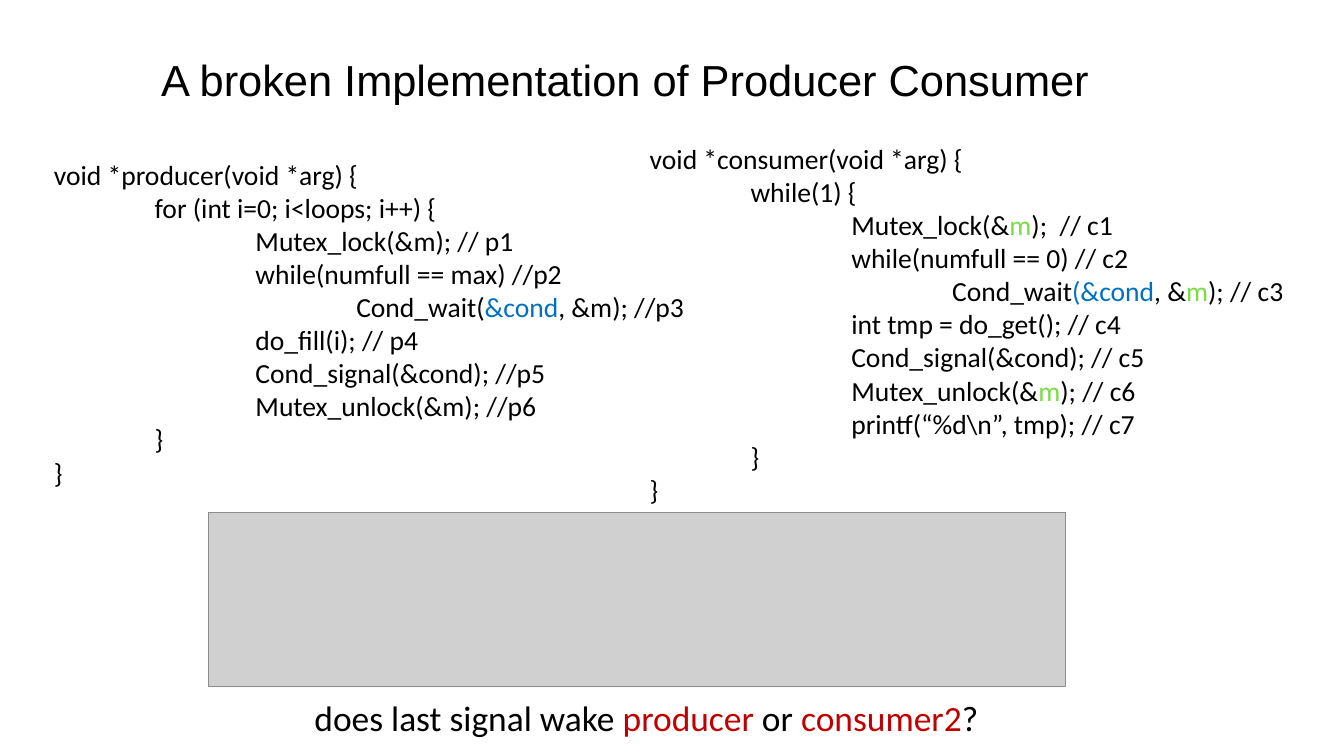
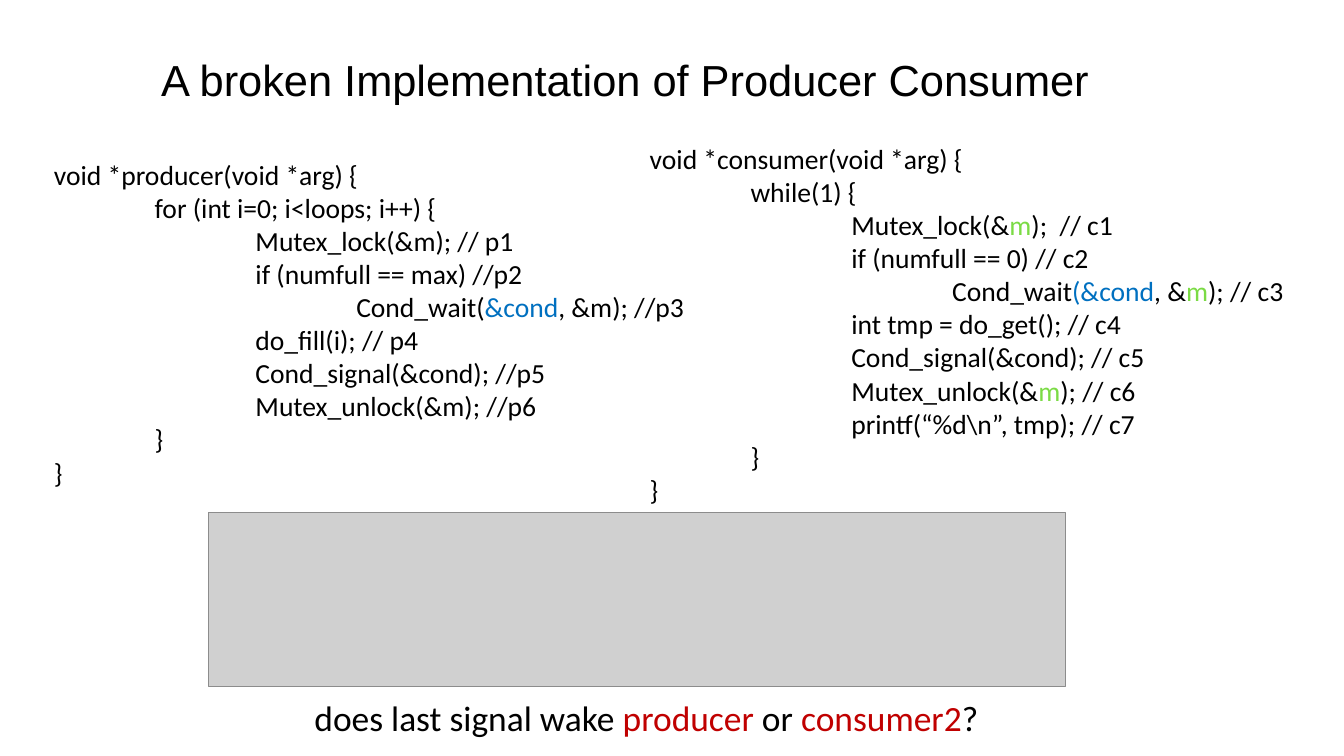
Before and after one commit to ngsrinivas/coursegen, a slide deck: slide 42 of ex/416-F23/staging/416-F23/lectures/10-locks-CVs.pptx. Drawn at 1344x756 pixels with LibreOffice and Linux fonts; fonts in the diff are those of the drawing; grey boxes stand for pictures. Boxes give left, top, right and bottom in pixels: in the first picture for what was removed or moved away, otherwise in the second. Text is boxed around its words. In the diff, an @@ line names an element or a change of style, - is before the commit and + after.

```diff
--- a/ex/416-F23/staging/416-F23/lectures/10-locks-CVs.pptx
+++ b/ex/416-F23/staging/416-F23/lectures/10-locks-CVs.pptx
@@ text at <box>255,264,522,289</box>: text changed @@
-while(numfull == max) //p2
+if (numfull == max) //p2
@@ text at <box>851,248,1089,272</box>: text changed @@
-while(numfull == 0) // c2
+if (numfull == 0) // c2
```
Also in this commit, not shown: 4 other files.
